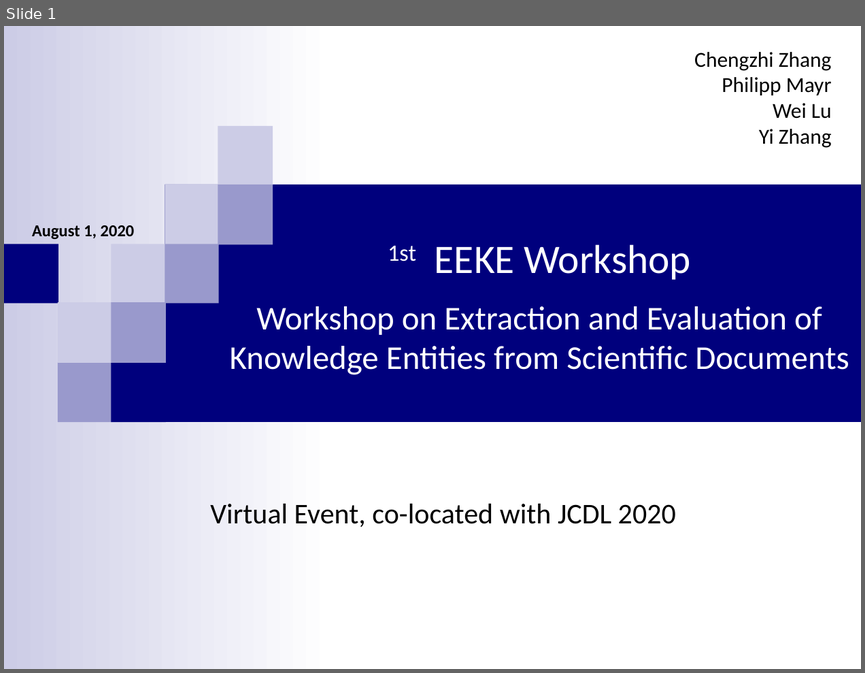
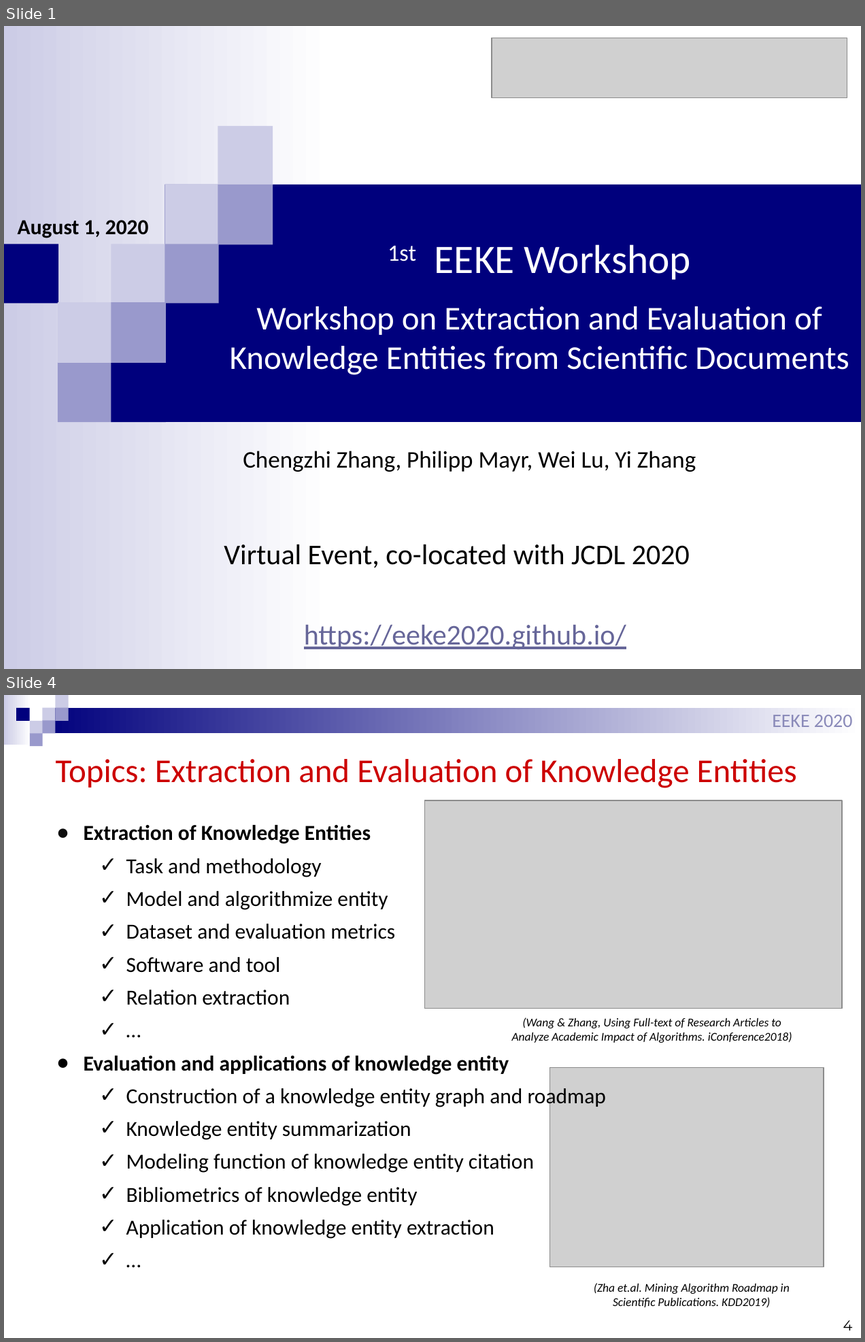
Before and after one commit to EEKE2020/EEKE2020.github.io, a slide deck: slides/eeke2020_intro.pptx. Shown one above the other, each under a label of ours: slide 1 before the commit, slides 1 and 4 after it; the slides between them are not shown. The pictures are 865x673 and 865x1342 pixels, drawn with LibreOffice and Linux fonts; fonts in the diff are those of the drawing; grey boxes stand for pictures. Boxes give left, top, right and bottom in pixels: in the first picture for what was removed or moved away, otherwise in the second. Text is boxed around its words. In the diff, an @@ line names an element or a change of style, - is before the commit and + after.

```diff
--- a/slides/eeke2020_intro.pptx
+++ b/slides/eeke2020_intro.pptx
@@ slide 4 added at [4, 695, 861, 1338], background #FFFFFF @@
@@ text added at [772, 715, 853, 727], 16 pt, text #8A8AB9 @@
+EEKE 2020
@@ group added at [4, 695, 861, 747]: 9 rectangles @@
@@ title added at [56, 759, 797, 788], 28 pt, text #CC0000 @@
+Topics: Extraction and Evaluation of Knowledge Entities
@@ picture added at [425, 800, 842, 1008] @@
@@ text added at [84, 825, 606, 1238], 18 pt, text #000000 @@
+● Extraction of Knowledge Entities
+  ✓ Task and methodology
+  ✓ Model and algorithmize entity
+  ✓ Dataset and evaluation metrics
+  ✓ Software and tool
+  ✓ Relation extraction
+  ✓ …
+● Evaluation and applications of knowledge entity
+  ✓ Construction of a knowledge entity graph and roadmap
+  ✓ Knowledge entity summarization
+  ✓ Modeling function of knowledge entity citation
+  ✓ Bibliometrics of knowledge entity
+  ✓ Application of knowledge entity extraction
+  ✓ …
@@ text added at [512, 1017, 792, 1042], 10 pt, text #000000, italic @@
+(Wang & Zhang, Using Full-text of Research Articles to Analyze Academic Impact of Algorithms. iConference2018)
@@ picture added at [550, 1067, 824, 1266] @@
@@ text added at [594, 1283, 789, 1307], 10 pt, text #000000, italic @@
+(Zha et.al. Mining Algorithm Roadmap in Scientific Publications. KDD2019)
@@ page number added at [843, 1320, 853, 1330], 12 pt, text #000000 @@
+4
@@ slide 1 changed as well @@
@@ picture added at [492, 38, 847, 98] @@
@@ text "August 1, 2020": place and size @@
-text "August 1, 2020" at [32, 225, 135, 239]
+text "August 1, 2020" at [18, 220, 149, 238]
@@ text "August 1, 2020" at [18, 220, 149, 238]: size 14 to 18 pt; more space between paragraphs @@
@@ text at [243, 450, 696, 471]: text changed; size 18 to 20 pt @@
-Chengzhi Zhang
-Philipp Mayr
-Wei Lu
-Yi Zhang
+Chengzhi Zhang, Philipp Mayr, Wei Lu, Yi Zhang
@@ text "Virtual Event, co-located with JCDL ...": place and size @@
-text "Virtual Event, co-located with JCDL ..." at [210, 503, 676, 526]
+text "Virtual Event, co-located with JCDL ..." at [224, 543, 689, 567]
@@ text added at [304, 624, 626, 649], 24 pt, text #666699, underline @@
+https://eeke2020.github.io/
```
Also in this commit, not shown: 9 other slides changed, 2 other slides added, 2 slides removed.
